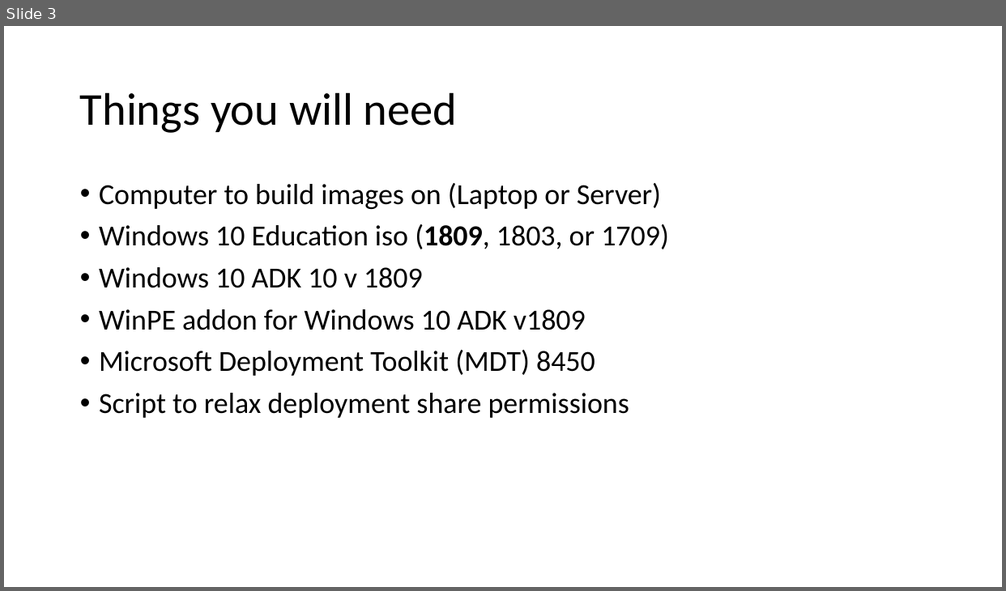
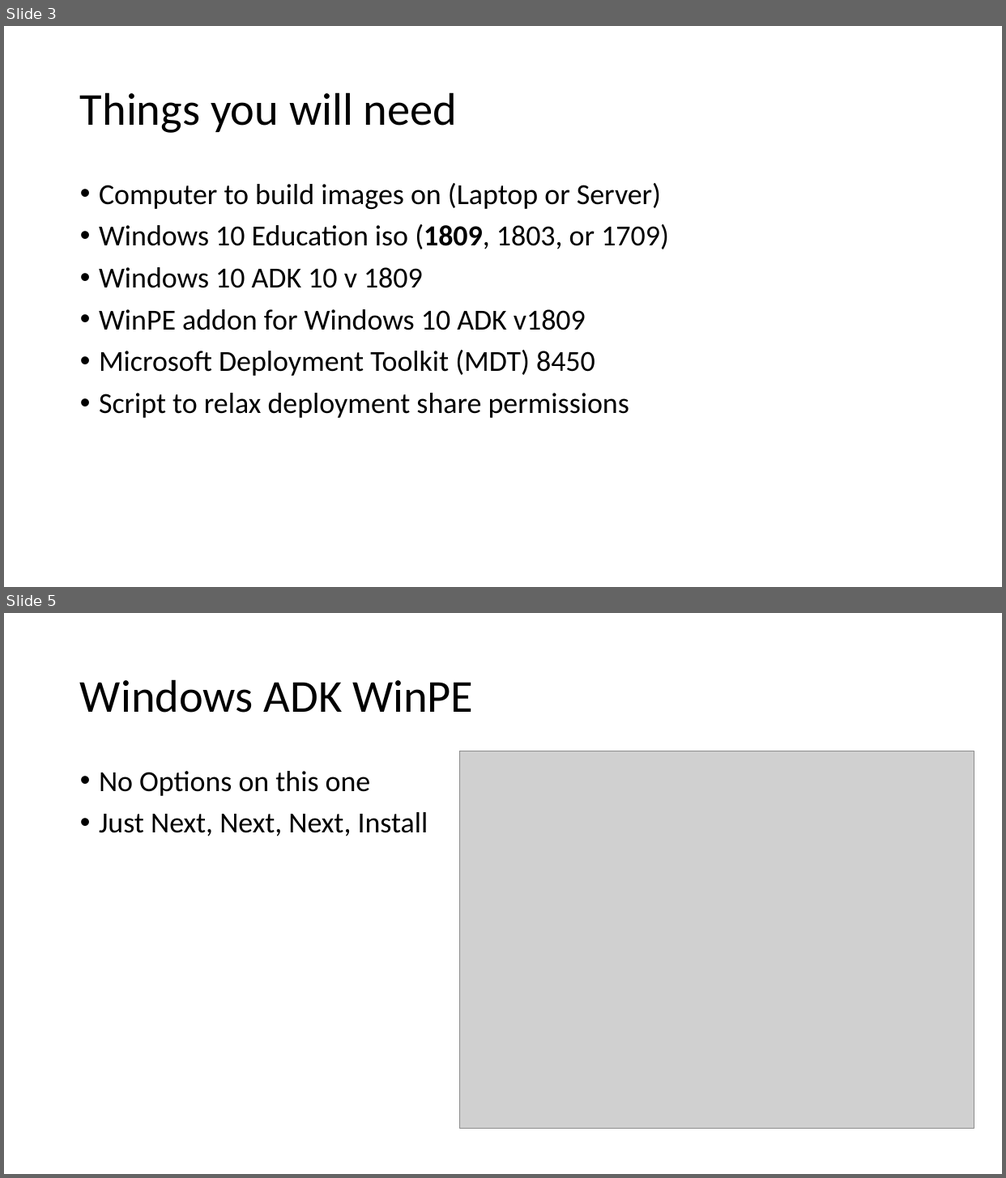
Before and after one commit to fydexx/HECC-2018, a slide deck: Part_01/Section01.pptx. Shown one above the other, each under a label of ours: slide 3 before the commit, slides 3 and 5 after it; the slides between them are not shown. The pictures are 1006x591 and 1006x1178 pixels, drawn with LibreOffice and Linux fonts; fonts in the diff are those of the drawing; grey boxes stand for pictures. Boxes give left, top, right and bottom in pixels: in the first picture for what was removed or moved away, otherwise in the second. Text is boxed around its words. In the diff, an @@ line names an element or a change of style, - is before the commit and + after.

```diff
--- a/Part_01/Section01.pptx
+++ b/Part_01/Section01.pptx
@@ slide 5 added at (4, 613, 1002, 1174), background #FFFFFF @@
@@ title added at (80, 679, 473, 713), 44 pt, text #000000 @@
+Windows ADK WinPE
@@ picture added at (460, 752, 974, 1129) @@
@@ text added at (99, 771, 428, 837), 28 pt, text #000000 @@
+• No Options on this one
+• Just Next, Next, Next, Install
```
Also in this commit, not shown: 3 other slides added, 2 other files.
